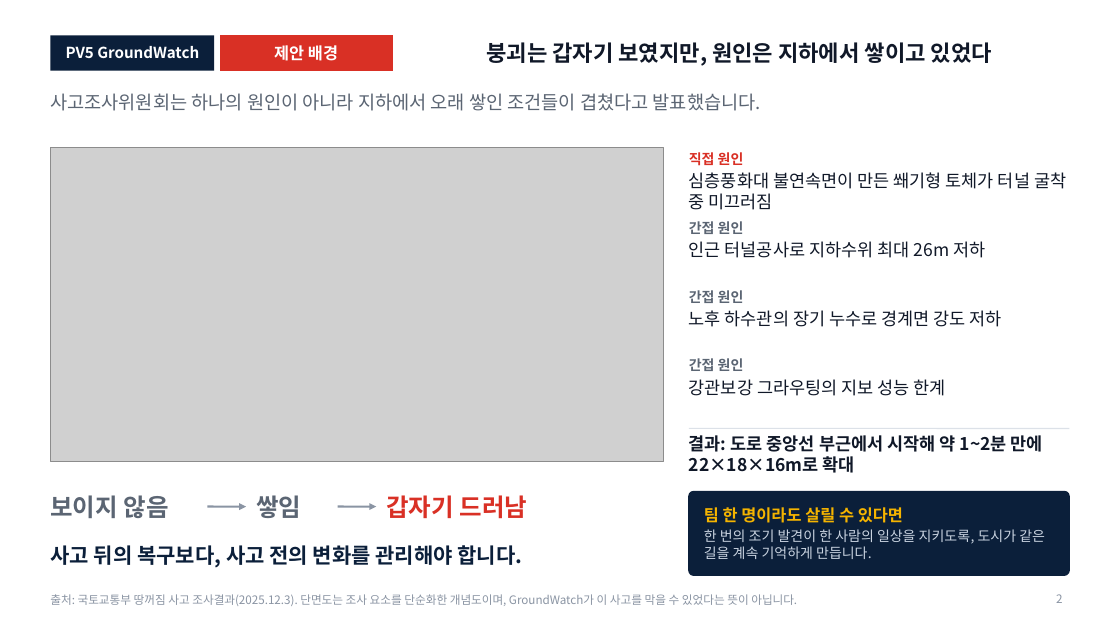
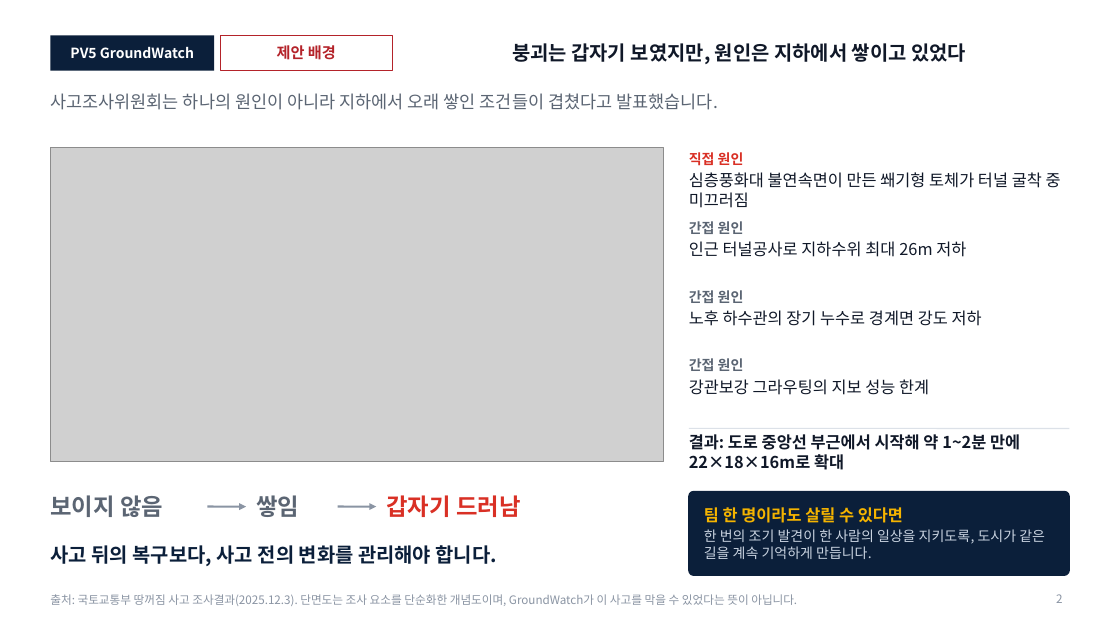
Before and after one commit to woojin-choe/pv5-hose-lab, a slide deck: slide 2 of groundwatch/PV5_GroundWatch.pptx. Drawn at 1120x630 pixels with LibreOffice and Linux fonts; fonts in the diff are those of the drawing; grey boxes stand for pictures. Boxes give left, top, right and bottom in pixels: in the first picture for what was removed or moved away, otherwise in the second. Text is boxed around its words. In the diff, an @@ line names an element or a change of style, - is before the commit and + after.

```diff
--- a/groundwatch/PV5_GroundWatch.pptx
+++ b/groundwatch/PV5_GroundWatch.pptx
@@ text "PV5 GroundWatch" at [70, 47, 194, 58]: size 13 to 12 pt @@
@@ rectangle "제안 배경" at [220, 35, 392, 71]: size 14 to 13 pt, text colour #FFFFFF to #B4232A; fill #D93025 to #FFFFFF; outline #D93025 0.75 pt to #B4232A 1 pt @@
@@ title "붕괴는 갑자기 보였지만, 원인은 지하에서 ..." at [512, 43, 966, 64]: size 19 to 17 pt @@
@@ text "사고조사위원회는 하나의 원인이 아니라 지하에서 ..." at [50, 93, 718, 110]: size 16 to 15 pt @@
@@ size 15 to 14 pt in 5 elements at [689, 172, 1061, 208], [689, 241, 966, 257], [689, 310, 982, 326], [689, 379, 929, 395], [689, 434, 1020, 470] @@
@@ size 21 to 20 pt in 3 elements at [50, 495, 163, 517], [256, 495, 299, 517], [386, 495, 520, 517] @@
@@ text "사고 뒤의 복구보다, 사고 전의 ..." at [50, 545, 497, 566]: size 18 to 17 pt @@
```
Also in this commit, not shown: 26 other slides changed, 38 other files.
